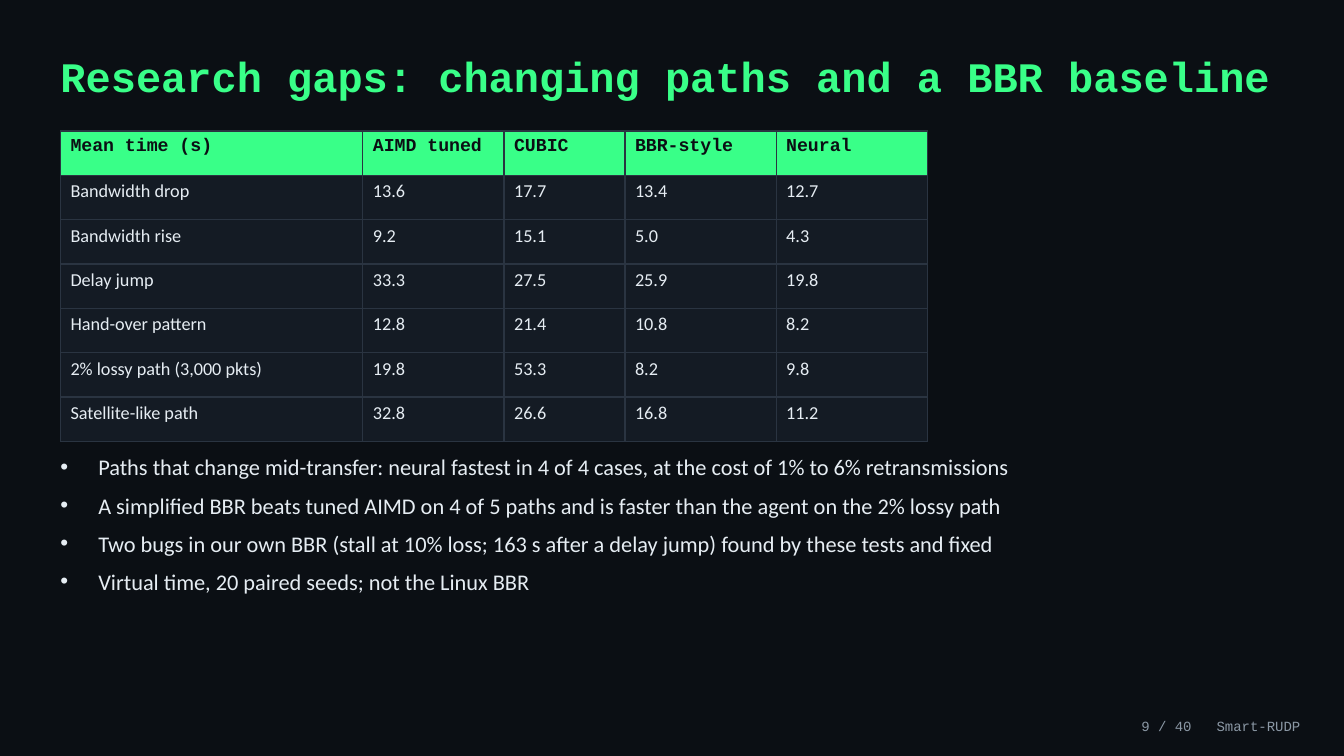
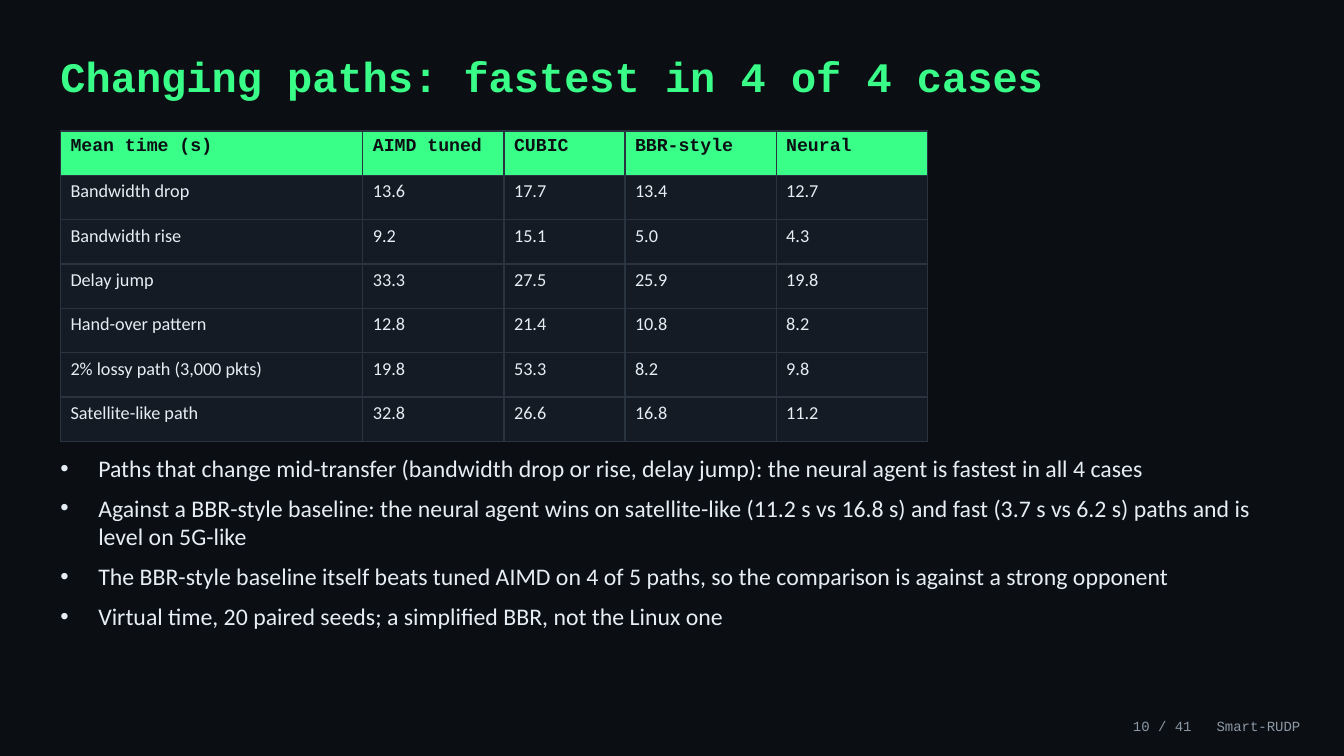
Before and after one commit to Capsturrrr/REPLIC, a slide deck: slide 10 of docs/RUDP_Presentation.pptx (slide 9 before the commit). Drawn at 1344x756 pixels with LibreOffice and Linux fonts; fonts in the diff are those of the drawing. Boxes give left, top, right and bottom in pixels: in the first picture for what was removed or moved away, otherwise in the second. Text is boxed around its words. In the diff, an @@ line names an element or a change of style, - is before the commit and + after.

```diff
--- a/docs/RUDP_Presentation.pptx
+++ b/docs/RUDP_Presentation.pptx
@@ text at bbox=[60, 61, 1043, 101]: text changed @@
-Research gaps: changing paths and a BBR baseline
+Changing paths: fastest in 4 of 4 cases
@@ text at bbox=[98, 459, 1250, 629]: text changed; size 16 to 17 pt @@
-• Paths that change mid-transfer: neural fastest in 4 of 4 cases, at the cost of 1% to 6% retransmissions
-• A simplified BBR beats tuned AIMD on 4 of 5 paths and is faster than the agent on the 2% lossy path
-• Two bugs in our own BBR (stall at 10% loss; 163 s after a delay jump) found by these tests and fixed
-• Virtual time, 20 paired seeds; not the Linux BBR
+• Paths that change mid-transfer (bandwidth drop or rise, delay jump): the neural agent is fastest in all 4 cases
+• Against a BBR-style baseline: the neural agent wins on satellite-like (11.2 s vs 16.8 s) and fast (3.7 s vs 6.2 s) paths and is level on 5G-like
+• The BBR-style baseline itself beats tuned AIMD on 4 of 5 paths, so the comparison is against a strong opponent
+• Virtual time, 20 paired seeds; a simplified BBR, not the Linux one
@@ text at bbox=[1133, 721, 1301, 731]: text changed @@
-9 / 40 Smart-RUDP
+10 / 41 Smart-RUDP
```
Also in this commit, not shown: 38 other slides changed, 1 slide added, 6 other files.
